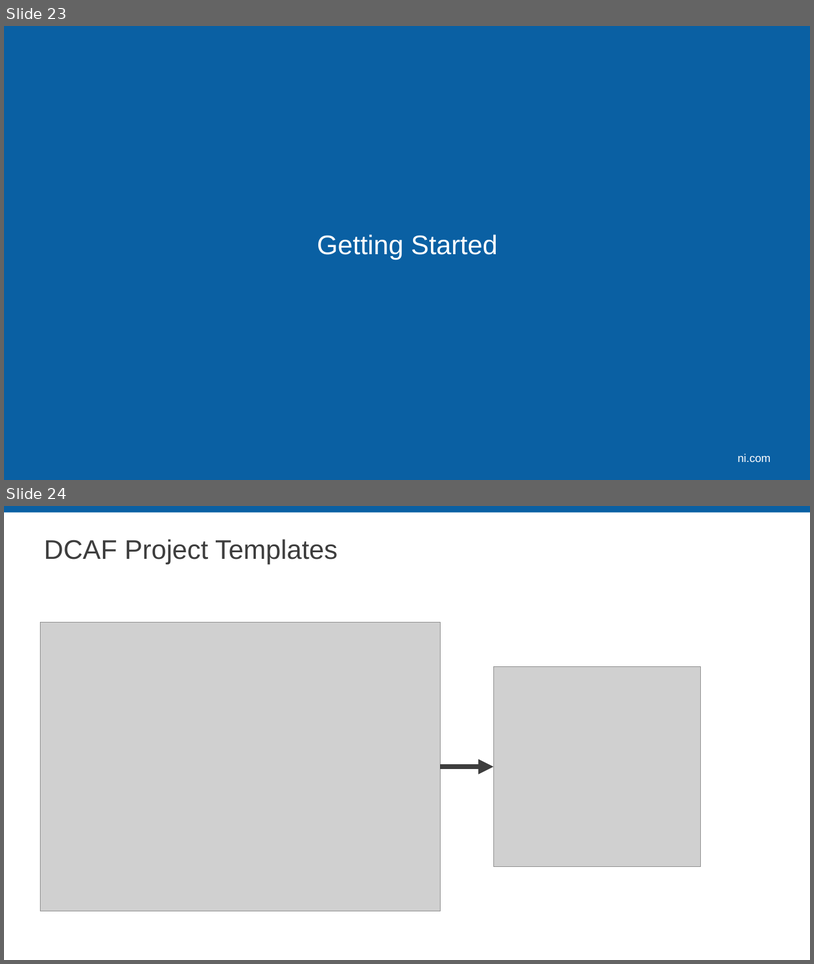
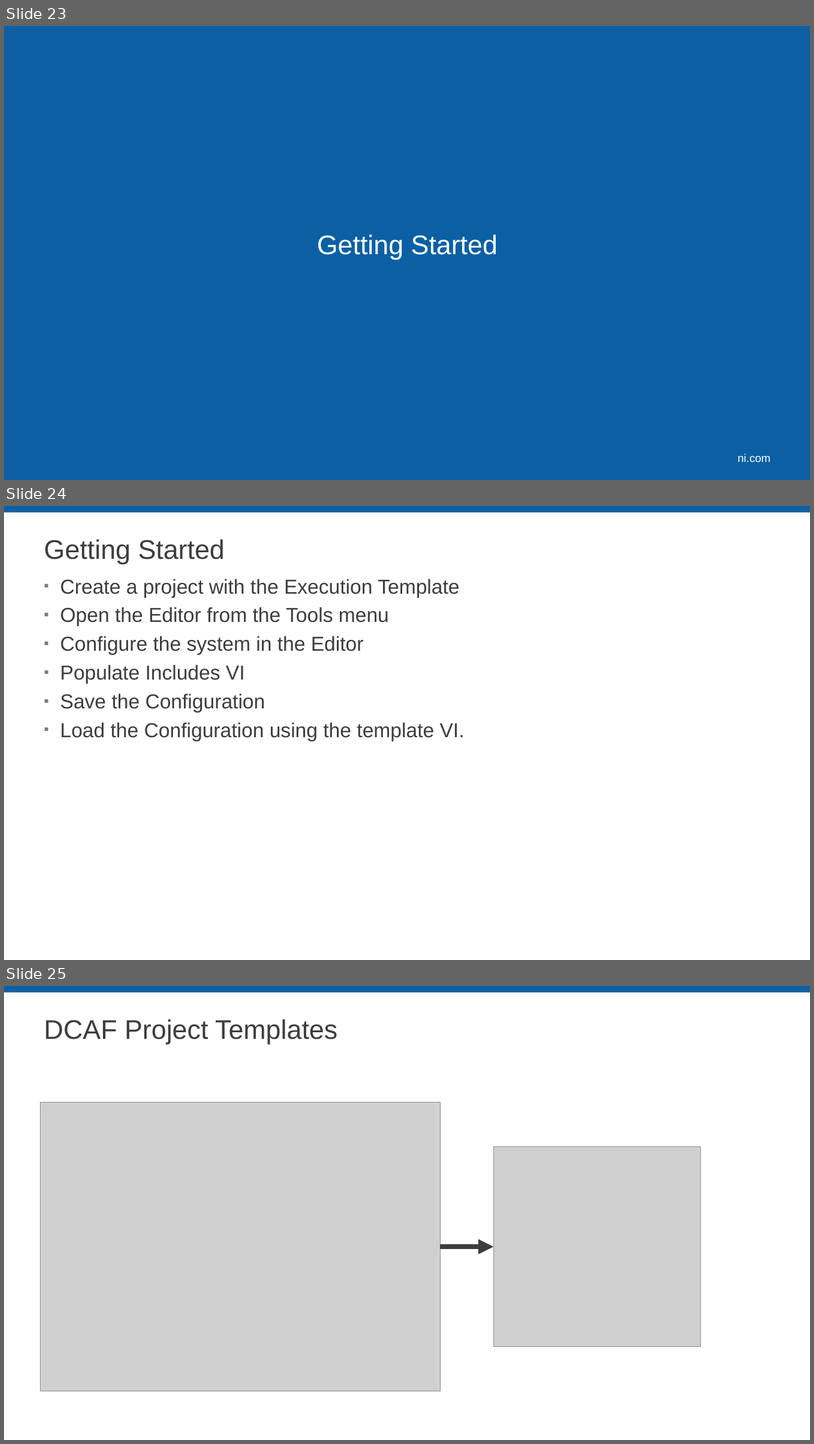
Before and after one commit to LabVIEW-DCAF/Documentation, a slide deck: Trunk/Getting Started Material/DCAF Training/1 Introduction to DCAF.pptx. Shown one above the other, each under a label of ours: slides 23 and 24 before the commit, slides 23, 24 and 25 after it. The pictures are 814x964 and 814x1444 pixels, drawn with LibreOffice and Linux fonts; fonts in the diff are those of the drawing; grey boxes stand for pictures; background and template pictures are left out. Boxes give left, top, right and bottom in pixels: in the first picture for what was removed or moved away, otherwise in the second. Text is boxed around its words. In the diff, an @@ line names an element or a change of style, - is before the commit and + after.

```diff
--- a/Trunk/Getting Started Material/DCAF Training/1 Introduction to DCAF.pptx
+++ b/Trunk/Getting Started Material/DCAF Training/1 Introduction to DCAF.pptx
@@ slide 24 added at [4, 506, 810, 960], background #FFFFFF; not listed: 1 template element that a slide beside it also shows @@
@@ title added at [44, 539, 225, 564], 32 pt, text #3D3D3D @@
+Getting Started
@@ text added at [60, 579, 465, 741], 24 pt, text #3D3D3D @@
+▪ Create a project with the Execution Template
+▪ Open the Editor from the Tools menu
+▪ Configure the system in the Editor
+▪ Populate Includes VI
+▪ Save the Configuration
+▪ Load the Configuration using the template VI.
@@ what was slide 24 is now slide 25 @@
```
Also in this commit, not shown: 2 slides changed, 1 slide removed, 2 other files.
